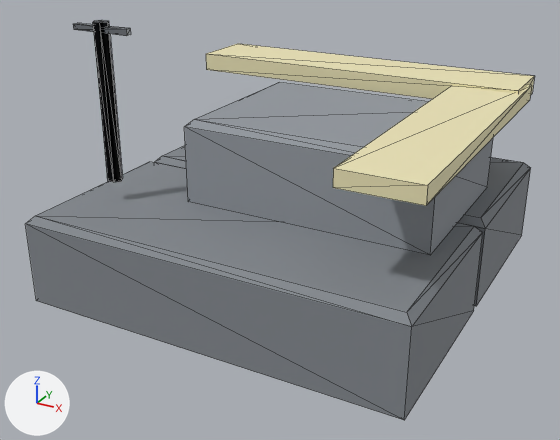
What one commit did to the glTF model assets/models/forward_post.glb.
One viewpoint serves both versions: a camera (50 mm lens) standing at (4.93, -9.73, 5.49) and looking at (-0.13, -0.52, 0.89). Lighting does not change. The marker at lower left points along +X, +Y and +Z. The picture after the commit comes second. Mesh edges are drawn as thin lines. Vertices at exactly the same position are counted once.

The scene before the commit, as lines of its bpy script (objects in view):
```python
mat_faction = principled_material('Faction')
mat_faction.base_color = (0.851, 0.784, 0.478)  # beige #eee5b8
mat_faction.roughness = 0.6
mat_hull = principled_material('Hull')
mat_hull.base_color = (0.227, 0.247, 0.271)  # grey #83888e
mat_hull.roughness = 0.75
mat_steel = principled_material('Steel')
mat_steel.base_color = (0.29, 0.314, 0.345)  # grey #93989f
mat_steel.roughness = 0.8
me_body = bpy.data.meshes.new('Body')
me_body.from_pydata(...)  # 150 vertices, 240 faces; spans x -2.76..2.76, y -2.92..3.03, z 0.0..3.8
# faces by material slot: [40, 20, 108, 36, 12, 24]
me_body.materials.append(mat_hull)  # grey #83888e
me_body.materials.append(mat_steel)  # grey #93989f
me_body.materials.append(mat_dark)  # grey #666c70
me_body.materials.append(mat_metal)  # grey #93989f
me_body.materials.append(mat_concrete)  # light grey #c2bfb7
me_body.materials.append(mat_faction)  # beige #eee5b8
ob_body = bpy.data.objects.new('Body', me_body)
ob_body.location = (0.0, 0.0, 0.0)
```
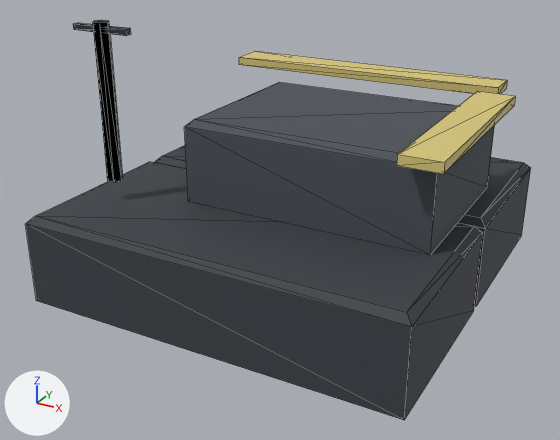
Boxes [x1, y1, x2, y2] around the edits, measured in the pictures (560 x 440 px; the box of a moved part takes in the faces that stretch with it):
'Body', recoloured, reshaped (darker)
    before: [26, 20, 534, 420]
    after: [26, 20, 531, 420]
part 1 of me_body, moved or reshaped
    before: [206, 43, 534, 99]
    after: [239, 51, 507, 94]
part 2 of me_body, moved or reshaped
    before: [333, 85, 532, 206]
    after: [397, 91, 515, 174]

The change, as a diff of the scene's bpy script:
```diff
--- a/assets/models/forward_post.glb.py
+++ b/assets/models/forward_post.glb.py
@@ mat_hull @@
 mat_hull = principled_material('Hull')
-mat_hull.base_color = (0.227, 0.247, 0.271)  # grey #83888e
+mat_hull.base_color = (0.0421, 0.0497, 0.0597)  # dark grey #3a3f45
 mat_hull.roughness = 0.75
@@ mat_steel @@
 mat_steel = principled_material('Steel')
-mat_steel.base_color = (0.29, 0.314, 0.345)  # grey #93989f
+mat_steel.base_color = (0.0684, 0.0804, 0.0975)  # dark grey #4a5058
 mat_steel.roughness = 0.8
@@ mat_faction @@
 mat_faction = principled_material('Faction')
-mat_faction.base_color = (0.851, 0.784, 0.478)  # beige #eee5b8
+mat_faction.base_color = (0.694, 0.577, 0.194)  # yellow #d9c87a
 mat_faction.roughness = 0.6
@@ me_body @@
 me_body.from_pydata(...)  # 150 vertices, 240 faces; spans x -2.76..2.76, y -2.92..3.03, z 0.0..3.8
 # used by ob_body; location = (0.0, 0.0, 0.0)
+# me_body part 1: the loose piece of 8 vertices spanning x -2.66..2.66, y 1.43..2.47, z 2.46..2.74 is scaled about its middle by (0.854, 0.531, 0.5), then moved by (0.0, 0.2, -0.03)
+# me_body part 2: the loose piece of 8 vertices spanning x 1.69..2.73, y -2.66..2.02, z 2.47..2.7 is scaled about its middle by (0.531, 0.694, 0.625), then moved by (0.13, 0.19, -0.01)
 me_body.materials.append(mat_hull)
```
